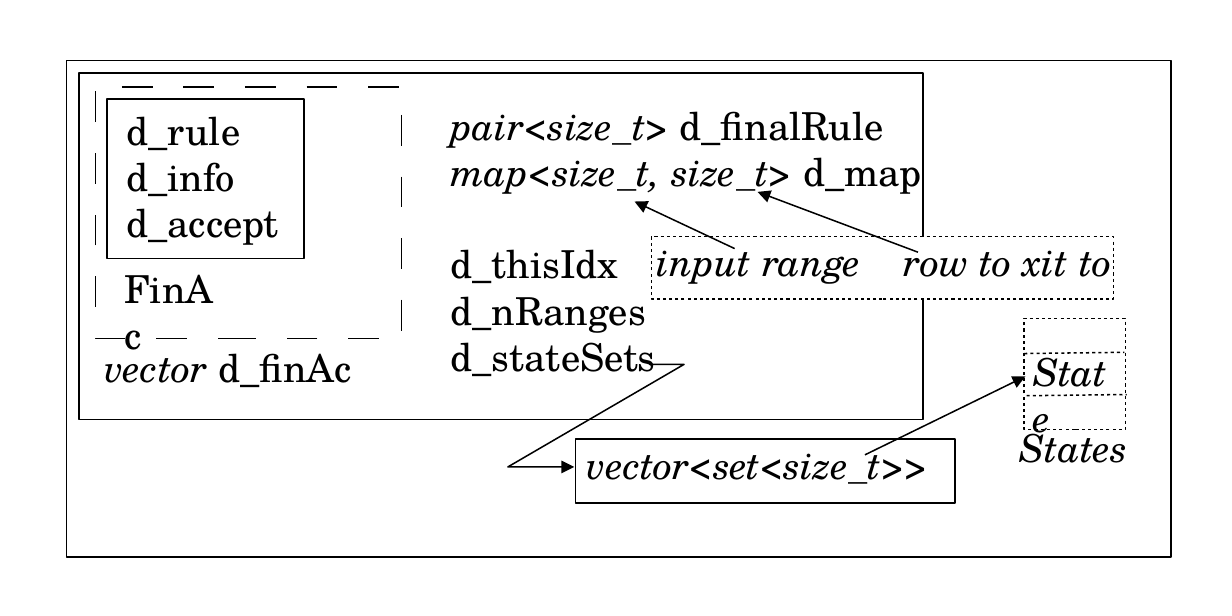
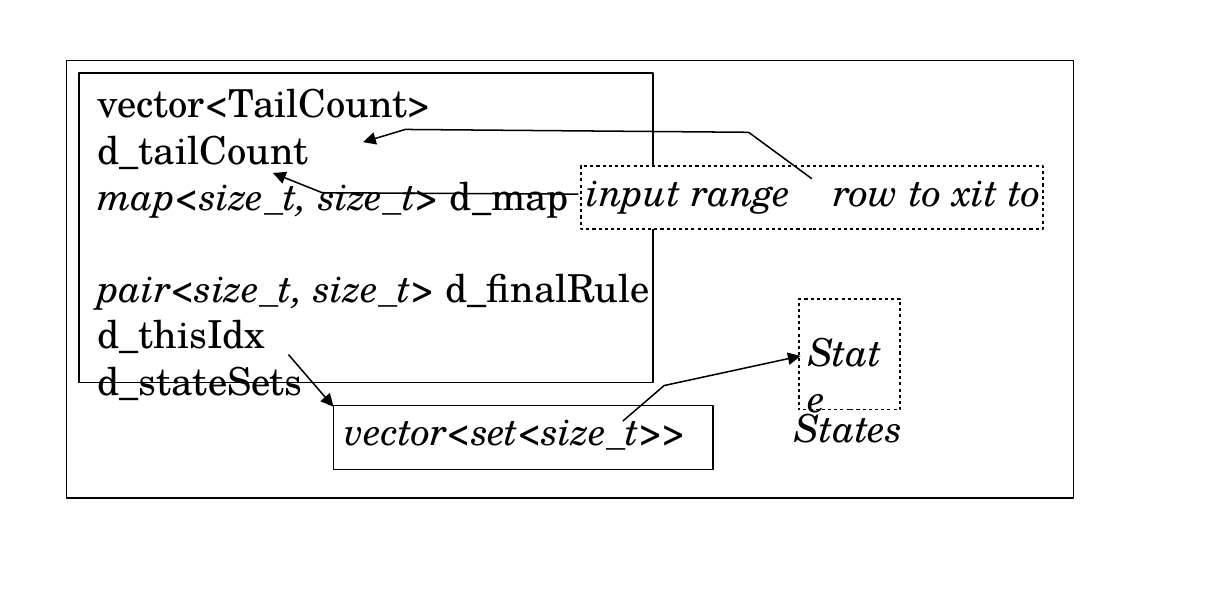
Before and after one commit to fbb-git/flexcpp, a slide deck: slide 1 of flexc++/documentation/manual/images/molds/dfarow.odp. Drawn at 1232x616 pixels with LibreOffice and Linux fonts; fonts in the diff are those of the drawing. Boxes give left, top, right and bottom in pixels: in the first picture for what was removed or moved away, otherwise in the second. Text is boxed around its words. In the diff, an @@ line names an element or a change of style, - is before the commit and + after.

```diff
--- a/flexc++/documentation/manual/images/molds/dfarow.odp
+++ b/flexc++/documentation/manual/images/molds/dfarow.odp
@@ rectangle: place and size @@
-rectangle at <box>66,60,1170,556</box>
+rectangle at <box>66,60,1073,497</box>
@@ rectangle: place and size @@
-rectangle at <box>79,72,922,419</box>
+rectangle at <box>79,72,653,382</box>
@@ text "vector<TailCount> d_tailCount": place and size @@
-text "vector<TailCount> d_tailCount" at <box>451,111,922,383</box>
+text "vector<TailCount> d_tailCount" at <box>98,88,650,400</box>
@@ rectangle removed at <box>95,86,402,337</box> @@
@@ text at <box>98,88,432,175</box>: text changed; italic off @@
-pair<size_t> d_finalRule
+vector<TailCount> d_tailCount
@@ rectangle removed at <box>106,99,303,257</box> @@
@@ text removed at <box>126,116,278,245</box> @@
-d_rule
-d_info
-d_accept
@@ freeform shape added at <box>363,129,812,179</box>, outline #000000 0.71 pt @@
@@ freeform shape added at <box>273,172,578,194</box>, outline #000000 0.71 pt @@
@@ text "input range row to xit ..." rewrapped from <box>657,238,1111,284</box> to <box>586,180,1041,214</box> @@
@@ rectangle: place and size @@
-rectangle at <box>651,237,1113,300</box>
+rectangle at <box>581,166,1043,229</box>
@@ arrow removed from (735, 248) to (634, 202) @@
@@ arrow removed from (918, 253) to (758, 192) @@
@@ text at <box>98,273,650,310</box>: paragraph added @@
+pair<size_t, size_t> d_finalRule
@@ text at <box>451,296,646,333</box>: paragraph removed @@
-d_nRanges
@@ 2 texts, 1 rectangle: place and size @@
-2 texts, 1 rectangle at <box>1018,319,1140,463</box>
+2 texts, 1 rectangle at <box>793,299,915,443</box>
@@ text removed at <box>105,344,351,387</box> @@
-vector d_finAc
@@ text removed at <box>218,353,351,387</box> @@
-FinAc
@@ arrow added from (288, 354) to (334, 407), #000000 0.71 pt @@
@@ freeform shape: place and size @@
-freeform shape at <box>508,365,684,468</box>
+freeform shape at <box>622,356,799,420</box>
@@ line removed from (1024, 354) to (1124, 353) @@
@@ arrow removed from (865, 454) to (1026, 376) @@
@@ text "vector<set<size_t>>": place and size @@
-text "vector<set<size_t>>" at <box>587,441,928,484</box>
+text "vector<set<size_t>>" at <box>345,407,686,450</box>
@@ rectangle: place and size @@
-rectangle at <box>576,439,956,502</box>
+rectangle at <box>333,405,713,468</box>
@@ line removed from (1027, 396) to (1127, 394) @@
```
Also in this commit, not shown: 11 other files.
